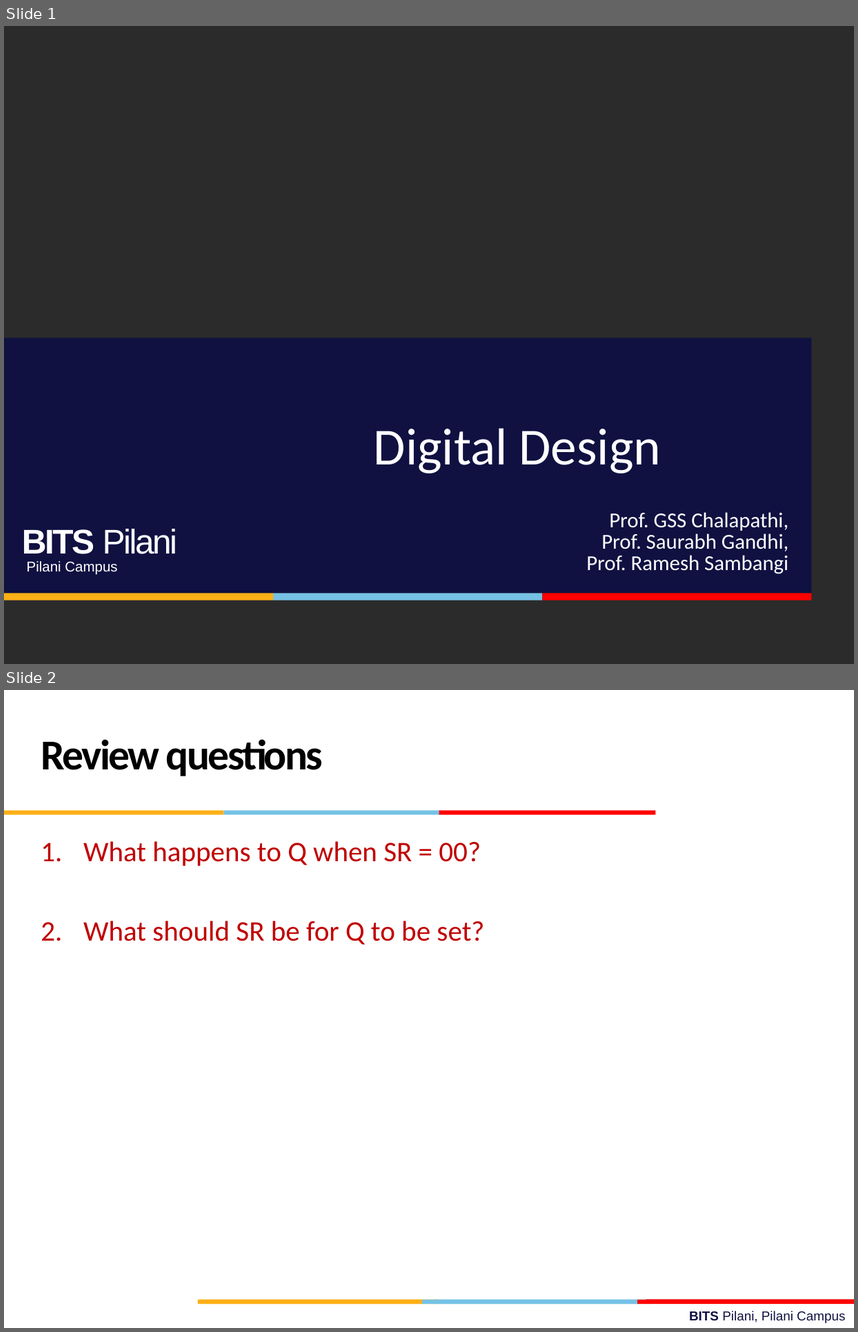
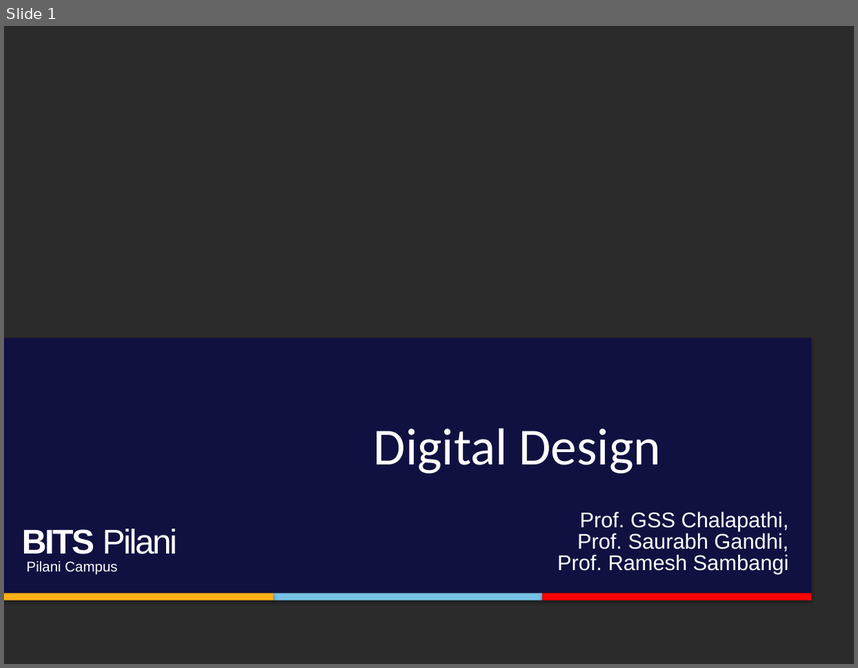
Before and after one commit to gsaurabhr-teaching/f215-2026, a slide deck: Lec-17.pptx. Shown one above the other, each under a label of ours: slides 1 and 2 before the commit, slide 1 after it. The pictures are 858x1332 and 858x668 pixels, drawn with LibreOffice and Linux fonts; fonts in the diff are those of the drawing; background and template pictures are left out; a plain dark background stands for a picture behind light text. Boxes give left, top, right and bottom in pixels: in the first picture for what was removed or moved away, otherwise in the second. Text is boxed around its words. In the diff, an @@ line names an element or a change of style, - is before the commit and + after.

```diff
--- a/Lec-17.pptx
+++ b/Lec-17.pptx
@@ slide 2 removed at [4, 690, 854, 1328], background #FFFFFF @@
@@ text removed at [41, 739, 323, 776] @@
-Review questions
@@ rectangle removed at [4, 811, 223, 815] @@
@@ rectangle removed at [223, 811, 440, 815] @@
@@ rectangle removed at [439, 811, 656, 815] @@
@@ text removed at [83, 841, 484, 945] @@
-1. What happens to Q when SR = 00?
-2. What should SR be for Q to be set?
@@ rectangle removed at [198, 1299, 437, 1303] @@
@@ rectangle removed at [202, 1299, 421, 1304] @@
@@ rectangle removed at [422, 1299, 639, 1304] @@
@@ rectangle removed at [434, 1299, 651, 1303] @@
@@ rectangle removed at [637, 1299, 854, 1304] @@
@@ rectangle removed at [646, 1299, 854, 1303] @@
@@ text removed at [689, 1310, 845, 1323] @@
-BITS Pilani, Pilani Campus
@@ slide 1 changed as well @@
@@ text "Prof. GSS Chalapathi," at [557, 511, 789, 574]: font Calibri to Arial @@
@@ shadow on in 4 elements at [4, 338, 811, 593], [274, 593, 543, 600], [4, 593, 274, 600], [542, 593, 811, 600] @@
```
Also in this commit, not shown: 19 other slides changed, 2 slides added.
